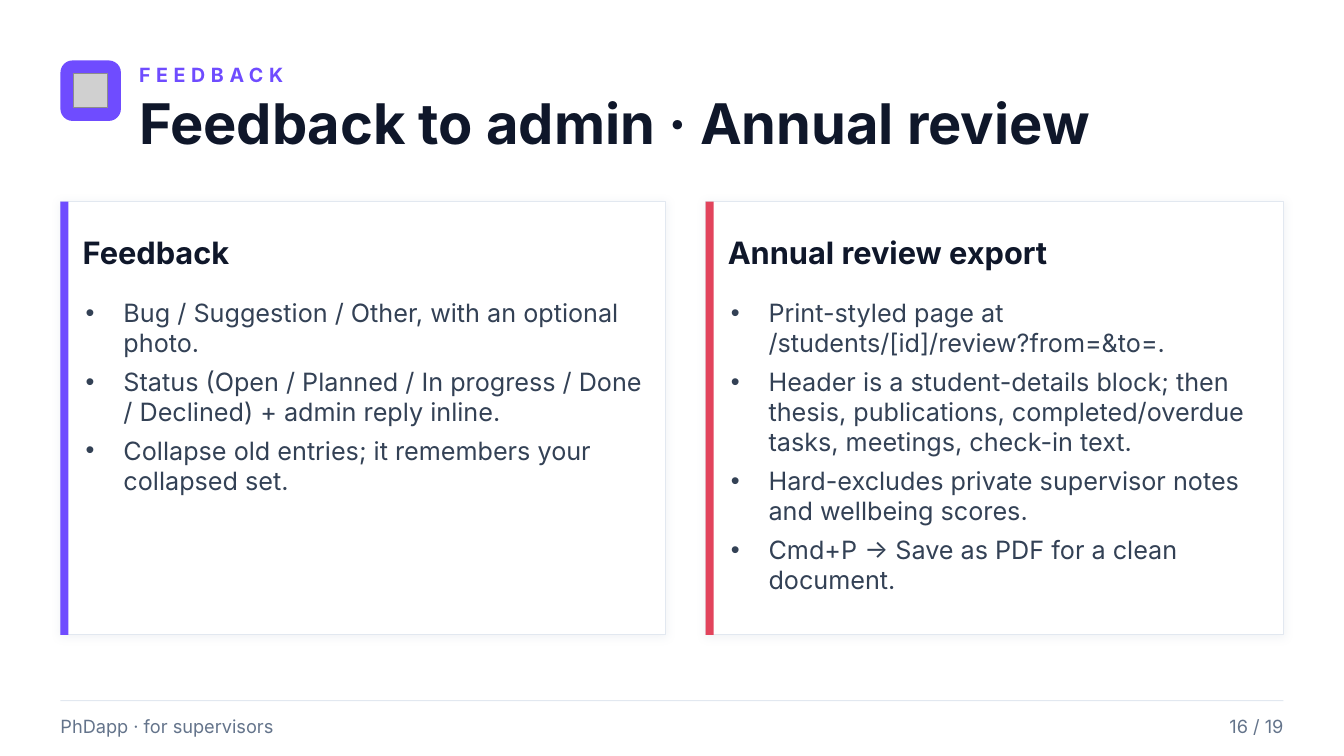
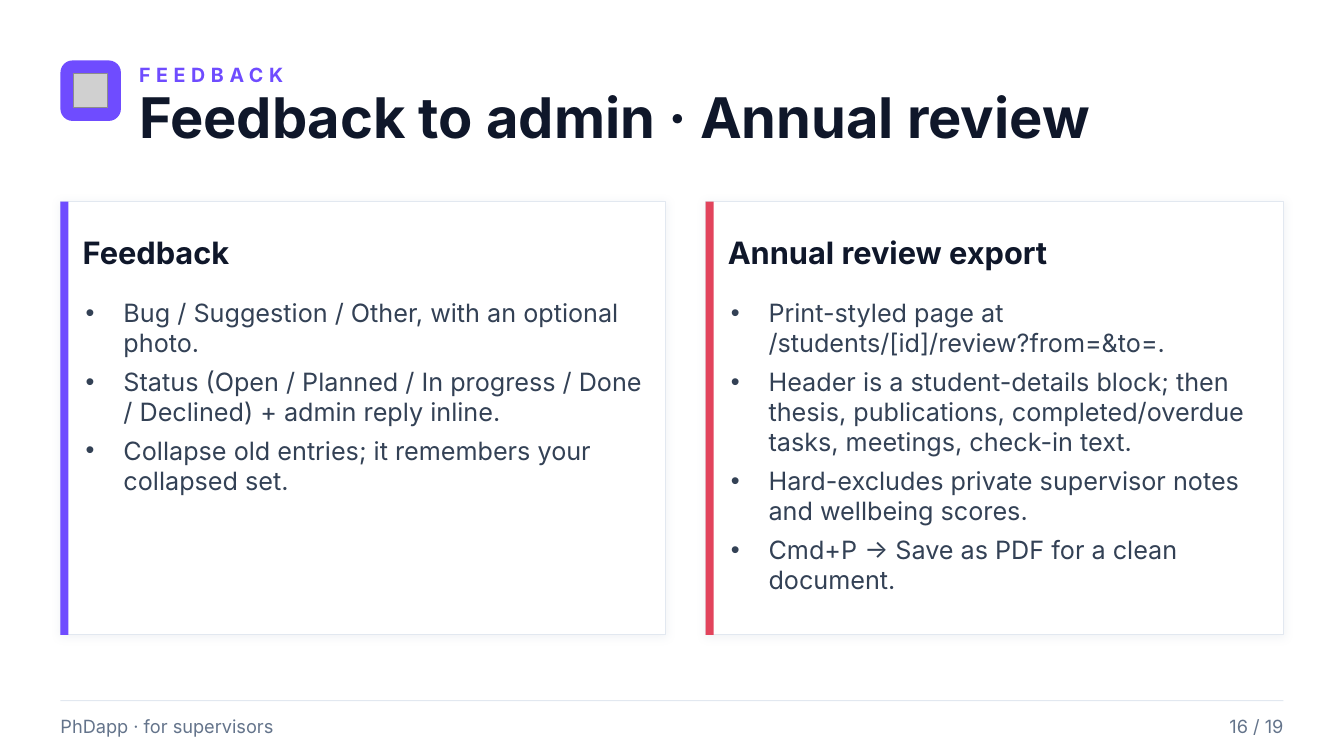
Before and after one commit to rafacastrocsic/phdapp, a slide deck: slide 16 of docs/PhDapp_Supervisor_Overview.pptx. Drawn at 1344x756 pixels with LibreOffice and Linux fonts; fonts in the diff are those of the drawing; grey boxes stand for pictures. Boxes give left, top, right and bottom in pixels: in the first picture for what was removed or moved away, otherwise in the second. Text is boxed around its words. In the diff, an @@ line names an element or a change of style, - is before the commit and + after.

```diff
--- a/docs/PhDapp_Supervisor_Overview.pptx
+++ b/docs/PhDapp_Supervisor_Overview.pptx
@@ text "Feedback to admin · Annual ..." at [139, 95, 1090, 139]: vertical alignment middle to top @@
```
Also in this commit, not shown: 17 other slides changed, 9 other files.
